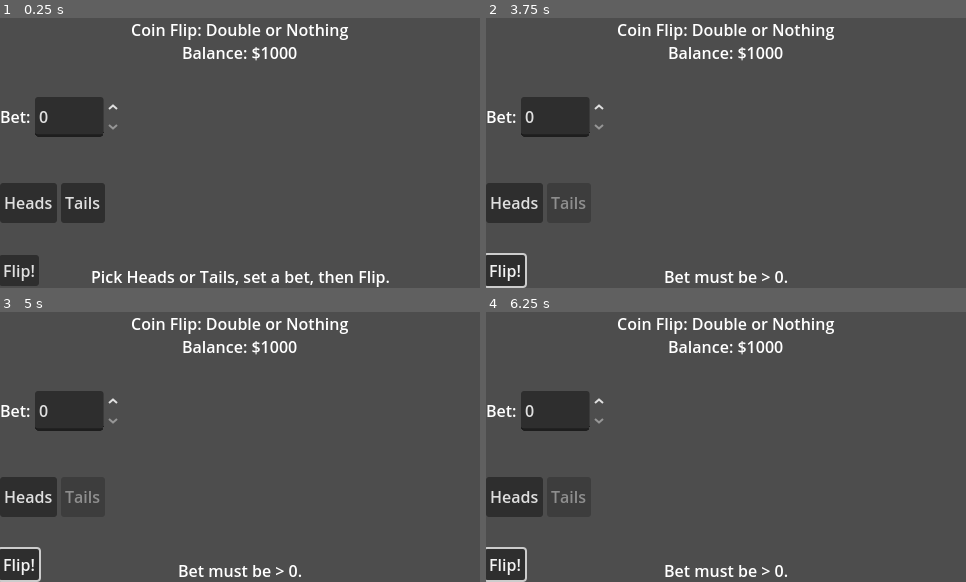
Above: before the commit, frames 1-4 (two rows, left to right).
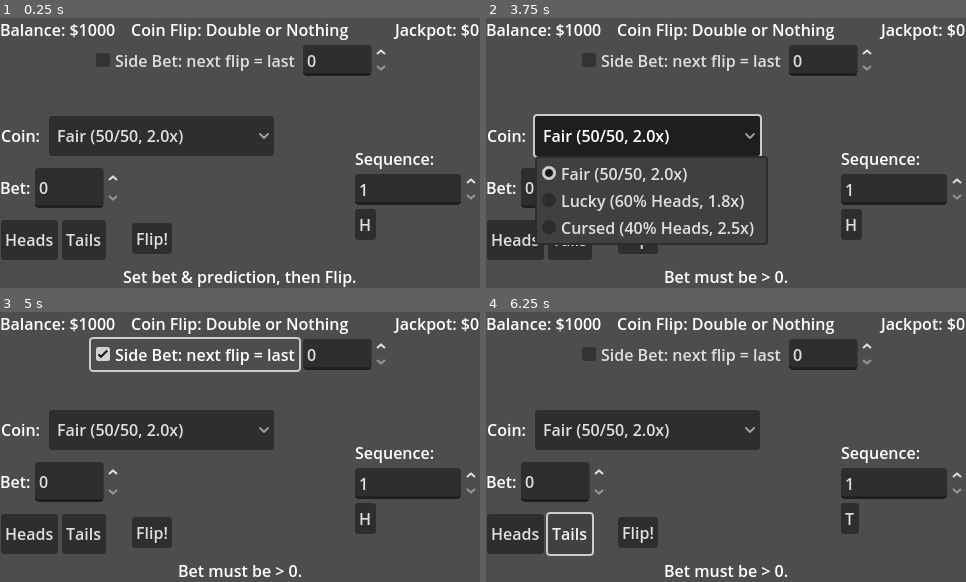
Above: after the commit, the same moments.

Repository: A-coder152/siege-coin-game
Game: Godot game, scene res://scenes/main.tscn
Two runs of this game, one before a commit and one after it. Both use one fixed random seed, a clock stepped at 60 frames per second and the inputs below.
Inputs (mouse positions are in pixels of both pictures, inside the frame that each line leads up to):
- Up to frame 1 (0.25 s): no input
- Up to frame 2 (3.75 s): click "Heads" at 0.5 s; click "Flip!" at 1.25 s; click (850, 223) at 2 s, where only the run after the commit has a clickable "H"; click (850, 223) at 2.75 s, where only the run after the commit has a clickable "T"; click (649, 136) at 3.5 s, where only the run after the commit has a clickable "Fair (50/50, 2.0x)"
- Up to frame 3 (5 s): click (196, 355) at 4.25 s, where only the run after the commit has a clickable "Side Bet: next flip = last"
- Up to frame 4 (6.25 s): click (682, 355) at 5 s, where only the run after the commit has a clickable "Side Bet: next flip = last"; click (572, 533) at 5.75 s, where only the run after the commit has a clickable "Tails"

The runs differ from the first frame. In frame 1, 23% of the frame differs, in the area x 0-100%, y 2-100%; in frame 2, 23%; in frame 3, 22%; in frame 4, 21%.

Commit message:
a boatload of features: streak bets, jackpot, cashout mults, different coins

Diff:
--- a/scenes/main.tscn
+++ b/scenes/main.tscn
@@ -28,20 +28,19 @@
 
 [node name="Balance" type="Label" parent="UI/Root"]
 layout_mode = 1
-anchors_preset = 5
-anchor_left = 0.5
-anchor_right = 0.5
-offset_left = -58.0
-offset_top = 23.0
-offset_right = 58.0
-offset_bottom = 46.0
-grow_horizontal = 2
+offset_right = 116.0
+offset_bottom = 23.0
 text = "Balance: $1000"
 
 [node name="BetRow" type="HBoxContainer" parent="UI/Root"]
-offset_top = 79.0
+layout_mode = 1
+anchors_preset = 4
+anchor_top = 0.5
+anchor_bottom = 0.5
+offset_top = 15.0
 offset_right = 121.0
-offset_bottom = 119.0
+offset_bottom = 55.0
+grow_vertical = 2
 
 [node name="BetLabel" type="Label" parent="UI/Root/BetRow"]
 layout_mode = 2
@@ -53,9 +52,10 @@
 
 [node name="PickRow" type="HBoxContainer" parent="UI/Root"]
 layout_mode = 0
-offset_top = 165.0
-offset_right = 57.0
-offset_bottom = 205.0
+offset_left = 1.0
+offset_top = 202.0
+offset_right = 106.0
+offset_bottom = 242.0
 
 [node name="PickHeads" type="Button" parent="UI/Root/PickRow"]
 layout_mode = 2
@@ -67,33 +67,45 @@
 
 [node name="FlipBtn" type="Button" parent="UI/Root"]
 layout_mode = 0
-offset_left = -1.0
-offset_top = 237.0
-offset_right = 39.0
-offset_bottom = 268.0
+offset_left = 132.0
+offset_top = 205.0
+offset_right = 172.0
+offset_bottom = 236.0
 text = "Flip!"
 
 [node name="RiskRow" type="HBoxContainer" parent="UI/Root"]
-visible = false
 layout_mode = 1
 anchors_preset = 6
 anchor_left = 1.0
 anchor_top = 0.5
 anchor_right = 1.0
 anchor_bottom = 0.5
-offset_left = -234.0
-offset_top = -20.0
-offset_bottom = 20.0
+offset_left = -169.0
+offset_top = -39.0
+offset_bottom = 1.0
 grow_horizontal = 0
 grow_vertical = 2
 
 [node name="DoubleBtn" type="Button" parent="UI/Root/RiskRow"]
+visible = false
 layout_mode = 2
 text = "Double or Nothing"
 
 [node name="CashOutBtn" type="Button" parent="UI/Root/RiskRow"]
 layout_mode = 2
 text = "Cash Out"
+
+[node name="Double2x" type="Button" parent="UI/Root/RiskRow"]
+layout_mode = 2
+text = "2x"
+
+[node name="Double3x" type="Button" parent="UI/Root/RiskRow"]
+layout_mode = 2
+text = "3x"
+
+[node name="Double5x" type="Button" parent="UI/Root/RiskRow"]
+layout_mode = 2
+text = "5x"
 
 [node name="Result" type="Label" parent="UI/Root"]
 layout_mode = 1
@@ -122,3 +134,87 @@
 offset_bottom = 13.5
 grow_horizontal = 2
 grow_vertical = 2
+
+[node name="Jackpot" type="Label" parent="UI/Root"]
+layout_mode = 1
+anchors_preset = 1
+anchor_left = 1.0
+anchor_right = 1.0
+offset_left = -62.0
+offset_bottom = 23.0
+grow_horizontal = 0
+text = "Jackpot: $0"
+
+[node name="SeqRow" type="VBoxContainer" parent="UI/Root"]
+layout_mode = 1
+anchors_preset = 3
+anchor_left = 1.0
+anchor_top = 1.0
+anchor_right = 1.0
+anchor_bottom = 1.0
+offset_left = -125.0
+offset_top = -118.0
+offset_right = -1.0
+offset_bottom = -48.0
+grow_horizontal = 0
+grow_vertical = 0
+
+[node name="SeqLabel" type="Label" parent="UI/Root/SeqRow"]
+layout_mode = 2
+text = "Sequence:"
+
+[node name="SeqLen" type="SpinBox" parent="UI/Root/SeqRow"]
+layout_mode = 2
+min_value = 1.0
+max_value = 5.0
+value = 1.0
+
+[node name="Choices" type="HBoxContainer" parent="UI/Root/SeqRow"]
+layout_mode = 2
+
+[node name="Choice0" type="Button" parent="UI/Root/SeqRow/Choices"]
+layout_mode = 2
+
+[node name="Choice1" type="Button" parent="UI/Root/SeqRow/Choices"]
+layout_mode = 2
+
+[node name="Choice2" type="Button" parent="UI/Root/SeqRow/Choices"]
+layout_mode = 2
+
+[node name="Choice3" type="Button" parent="UI/Root/SeqRow/Choices"]
+layout_mode = 2
+
+[node name="Choice4" type="Button" parent="UI/Root/SeqRow/Choices"]
+layout_mode = 2
+
+[node name="CoinRow" type="HBoxContainer" parent="UI/Root"]
+layout_mode = 0
+offset_left = 1.0
+offset_top = 98.0
+offset_right = 81.0
+offset_bottom = 138.0
+
+[node name="CoinLabel" type="Label" parent="UI/Root/CoinRow"]
+layout_mode = 2
+text = "Coin: "
+
+[node name="CoinType" type="OptionButton" parent="UI/Root/CoinRow"]
+layout_mode = 2
+
+[node name="SideRow" type="HBoxContainer" parent="UI/Root"]
+layout_mode = 1
+anchors_preset = 5
+anchor_left = 0.5
+anchor_right = 0.5
+offset_left = -149.0
+offset_top = 27.0
+offset_right = 149.0
+offset_bottom = 58.0
+grow_horizontal = 2
+
+[node name="SameSideAsLast" type="CheckBox" parent="UI/Root/SideRow"]
+layout_mode = 2
+text = "Side Bet: next flip = last"
+
+[node name="SideBetAmount" type="SpinBox" parent="UI/Root/SideRow"]
+layout_mode = 2
--- a/scripts/main.gd
+++ b/scripts/main.gd
@@ -1,174 +1,385 @@
 extends Node
 
+# ==== GAME STATE ====
 enum GameState { READY, ANIMATING, DOUBLE_DECISION }
 
-# --- Game state ---
 var state: GameState = GameState.READY
+
 var balance: int = 1000
 var current_bet: int = 0
-var choice: String = ""                # "heads" or "tails"
-var pending_winnings: int = 0          # held while player decides DoN
+var pending_winnings: int = 0
+
+# Core prediction
+var seq_len: int = 1                                # number of flips to predict (1..5)
+var predicted_seq: Array[String] = ["heads"]        # up to 5, e.g., ["heads","tails","heads"]
+
+# Streaks & jackpot
+var win_streak: int = 0                             # base-game wins in a row
+var don_streak: int = 0                             # successful Double-or-Nothing chain
+var jackpot: int = 0
+const JACKPOT_TAX := 0.05                           # 5% of each base bet goes into jackpot
+
+# Side bet (“same as last outcome”)
+var last_outcome: String = ""                       # result of the most recent flip
+const SIDE_MULT := 1.9                              # payout multiplier for side bet
+
+# Coin types (bias + base payout per single correct flip)
+var coin_heads_bias: float = 0.5
+var coin_single_mult: float = 2.0                   # fair coin pays 2x per flip; others adjust
 
 var rng := RandomNumberGenerator.new()
 
-# --- Node refs (adjust paths if your scene differs) ---
-@onready var lbl_balance: Label       = $"UI/Root/Balance"
-@onready var spin_bet: SpinBox        = $"UI/Root/BetRow/Bet"
-@onready var btn_heads: Button        = $"UI/Root/PickRow/PickHeads"
-@onready var btn_tails: Button        = $"UI/Root/PickRow/PickTails"
-@onready var btn_flip: Button         = $"UI/Root/FlipBtn"
-@onready var row_risk: Control        = $"UI/Root/RiskRow"
-@onready var btn_double: Button       = $"UI/Root/RiskRow/DoubleBtn"
-@onready var btn_cashout: Button      = $"UI/Root/RiskRow/CashOutBtn"
-@onready var lbl_result: Label        = $"UI/Root/Result"
-@onready var flip_bar: ProgressBar    = get_node_or_null("UI/Root/FlipBar") # optional
+# ==== NODE REFS (adjust if your scene differs) ====
+@onready var lbl_balance: Label          = $"UI/Root/Balance"
+@onready var lbl_result: Label           = $"UI/Root/Result"
+@onready var lbl_jackpot: Label          = get_node_or_null("UI/Root/Jackpot")
+
+@onready var spin_bet: SpinBox           = $"UI/Root/BetRow/Bet"
+@onready var btn_flip: Button            = $"UI/Root/FlipBtn"
+@onready var flip_bar: ProgressBar       = get_node_or_null("UI/Root/FlipBar")
+
+# Quick pick (optional convenience)
+@onready var btn_heads: Button           = get_node_or_null("UI/Root/PickRow/PickHeads")
+@onready var btn_tails: Button           = get_node_or_null("UI/Root/PickRow/PickTails")
+
+# Sequence prediction UI
+@onready var spin_seq_len: SpinBox       = get_node_or_null("UI/Root/SeqRow/SeqLen")
+@onready var choices_root: Node          = get_node_or_null("UI/Root/SeqRow/Choices")  # holds Choice0..Choice4 (Buttons)
+
+# Coin type selector
+@onready var opt_coin: OptionButton      = get_node_or_null("UI/Root/CoinRow/CoinType")
+
+# Side bet UI
+@onready var chk_side_same: CheckButton  = get_node_or_null("UI/Root/SideRow/SideSameAsLast")
+@onready var spin_side_amt: SpinBox      = get_node_or_null("UI/Root/SideRow/SideBetAmount")
+
+# Risk Row (Double-or-Nothing tiers)
+@onready var row_risk: Control           = $"UI/Root/RiskRow"
+@onready var btn_double2x: Button        = get_node_or_null("UI/Root/RiskRow/Double2x")
+@onready var btn_double3x: Button        = get_node_or_null("UI/Root/RiskRow/Double3x")
+@onready var btn_double5x: Button        = get_node_or_null("UI/Root/RiskRow/Double5x")
+@onready var btn_cashout: Button         = $"UI/Root/RiskRow/CashOutBtn"
+
+# Optional reset
+@onready var btn_reset: Button           = get_node_or_null("UI/Root/ResetBtn")
 
 func _ready() -> void:
 	rng.randomize()
-	_update_balance_label()
+	_update_balance()
+	_update_jackpot()
 	row_risk.visible = false
-	lbl_result.text = "Pick Heads or Tails, set a bet, then Flip."
-	_set_choice("")  # no selection yet
-	# Wire signals in code so you don't have to connect in the editor
-	btn_heads.pressed.connect(_on_pick_heads_pressed)
-	btn_tails.pressed.connect(_on_pick_tails_pressed)
-	btn_flip.pressed.connect(_on_flip_pressed)
-	btn_double.pressed.connect(_on_double_pressed)
-	btn_cashout.pressed.connect(_on_cashout_pressed)
+	if lbl_result:
+		lbl_result.text = "Set bet & prediction, then Flip."
 	if flip_bar:
 		flip_bar.visible = false
 		flip_bar.value = 0
 
-# --- UI helpers ---
-func _update_balance_label() -> void:
-	lbl_balance.text = "Balance: $" + str(balance)
-
-func _set_choice(new_choice: String) -> void:
-	choice = new_choice
-	# Simple visual toggle: disable the unpicked button, enable the picked
-	if new_choice == "heads":
-		btn_heads.disabled = false
-		btn_tails.disabled = true
-	elif new_choice == "tails":
-		btn_heads.disabled = true
-		btn_tails.disabled = false
-	else:
-		btn_heads.disabled = false
-		btn_tails.disabled = false
+	# Wire default quick pick
+	if btn_heads: btn_heads.pressed.connect(func(): _set_all_choices("heads"))
+	if btn_tails: btn_tails.pressed.connect(func(): _set_all_choices("tails"))
+
+	# Wire main buttons
+	btn_flip.pressed.connect(_on_flip_pressed)
+	btn_cashout.pressed.connect(_on_cashout_pressed)
+	if btn_double2x: btn_double2x.pressed.connect(func(): _on_double_tier_pressed(2.0, 0.50))
+	if btn_double3x: btn_double3x.pressed.connect(func(): _on_double_tier_pressed(3.0, 0.3333))
+	if btn_double5x: btn_double5x.pressed.connect(func(): _on_double_tier_pressed(5.0, 0.20))
+	if btn_reset: btn_reset.pressed.connect(_on_reset_pressed)
+
+	# Coin type menu (Fair / Lucky / Cursed)
+	if opt_coin:
+		if opt_coin.item_count == 0:
+			opt_coin.add_item("Fair (50/50, 2.0x)", 0)
+			opt_coin.add_item("Lucky (60% Heads, 1.8x)", 1)
+			opt_coin.add_item("Cursed (40% Heads, 2.5x)", 2)
+		opt_coin.item_selected.connect(_on_coin_type_changed)
+		_apply_coin_type(opt_coin.get_selected_id())
+
+	# Sequence length and choice buttons
+	if spin_seq_len:
+		spin_seq_len.min_value = 1
+		spin_seq_len.max_value = 5
+		spin_seq_len.value = 1
+		spin_seq_len.value_changed.connect(func(v): _on_seq_len_changed(int(v)))
+	_ensure_choice_buttons()
+	_on_seq_len_changed(spin_seq_len.value if spin_seq_len else 1)
+
+# ========== UI HELPERS ==========
+func _update_balance() -> void:
+	if lbl_balance:
+		lbl_balance.text = "Balance: $" + str(balance)
+
+func _update_jackpot() -> void:
+	if lbl_jackpot:
+		lbl_jackpot.text = "Jackpot: $" + str(jackpot)
 
 func _set_inputs_enabled(enabled: bool) -> void:
 	btn_flip.disabled = not enabled
-	btn_heads.disabled = not enabled if choice == "" else btn_heads.disabled
-	btn_tails.disabled = not enabled if choice == "" else btn_tails.disabled
 	spin_bet.editable = enabled
-
-# --- Button callbacks ---
-func _on_pick_heads_pressed() -> void:
-	if state != GameState.READY:
-		return
-	_set_choice("heads")
-	lbl_result.text = "Chosen: Heads."
-
-func _on_pick_tails_pressed() -> void:
-	if state != GameState.READY:
-		return
-	_set_choice("tails")
-	lbl_result.text = "Chosen: Tails."
+	if spin_seq_len: spin_seq_len.editable = enabled
+	if choices_root:
+		for c in choices_root.get_children():
+			if c is Button:
+				(c as Button).disabled = not enabled
+	if opt_coin: opt_coin.disabled = not enabled
+	if chk_side_same: chk_side_same.disabled = not enabled
+	if spin_side_amt: spin_side_amt.editable = enabled
+
+func _set_all_choices(val: String) -> void:
+	var L := _get_seq_len()
+	_ensure_predicted_capacity()
+	for i in L:
+		predicted_seq[i] = val
+	_sync_choice_buttons()
+
+func _get_seq_len() -> int:
+	return int(spin_seq_len.value) if spin_seq_len else seq_len
+
+func _sync_choice_buttons() -> void:
+	if not choices_root: return
+	var L := _get_seq_len()
+	var i := 0
+	for c in choices_root.get_children():
+		if c is Button:
+			var b: Button = c
+			b.visible = i < L
+			if i < L:
+				b.text = "H" if predicted_seq[i] == "heads" else "T"
+			i += 1
+
+func _ensure_choice_buttons() -> void:
+	if not choices_root: return
+	# Expect Choice0..Choice4
+	if choices_root.get_child_count() == 0:
+		return
+	var i := 0
+	for c in choices_root.get_children():
+		if c is Button:
+			var idx := i
+			(c as Button).pressed.connect(func(): _cycle_choice_button(idx))
+			i += 1
+
+func _cycle_choice_button(idx: int) -> void:
+	_ensure_predicted_capacity()
+	predicted_seq[idx] = ("tails" if predicted_seq[idx] == "heads" else "heads")
+	_sync_choice_buttons()
+
+func _ensure_predicted_capacity() -> void:
+	var L := _get_seq_len()
+	while predicted_seq.size() < L:
+		predicted_seq.append("heads")
+	seq_len = L
+
+# ========== COIN TYPE ==========
+func _on_coin_type_changed(id: int) -> void:
+	_apply_coin_type(id)
+
+func _apply_coin_type(id: int) -> void:
+	match id:
+		0:
+			coin_heads_bias = 0.5
+			coin_single_mult = 2.0
+		1:
+			coin_heads_bias = 0.6
+			coin_single_mult = 1.8
+		2:
+			coin_heads_bias = 0.4
+			coin_single_mult = 2.5
+		_:
+			coin_heads_bias = 0.5
+			coin_single_mult = 2.0
+
+# ========== BUTTONS ==========
+func _on_seq_len_changed(v: int) -> void:
+	seq_len = clamp(v, 1, 5)
+	_ensure_predicted_capacity()
+	_sync_choice_buttons()
 
 func _on_flip_pressed() -> void:
 	if state != GameState.READY:
 		return
-	if choice == "":
-		lbl_result.text = "Pick Heads or Tails first."
-		return
+
+	# Read bets
 	current_bet = int(spin_bet.value)
 	if current_bet <= 0:
 		lbl_result.text = "Bet must be > 0."
 		return
-	if current_bet > balance:
-		lbl_result.text = "Bet exceeds balance."
-		return
-
-	balance -= current_bet
-	_update_balance_label()
-
-	# Start flip "animation"
+
+	var side_amt := (int(spin_side_amt.value) if spin_side_amt else 0)
+	var side_on := (chk_side_same and chk_side_same.button_pressed)
+	var total_required := current_bet + (side_amt if side_on else 0)
+	if total_required > balance:
+		lbl_result.text = "Not enough balance for bet + side bet."
+		return
+
+	# Lock inputs & prep
 	state = GameState.ANIMATING
 	_set_inputs_enabled(false)
 	row_risk.visible = false
-	lbl_result.text = "Flipping…"
+	lbl_result.text = "Flipping sequence…"
 	if flip_bar:
+		flip_bar.visible = true
 		flip_bar.value = 0
-		flip_bar.visible = true
-		await _animate_progress(0.55) # ~0.55s fill
-
-	# Resolve result
-	var outcome: String = "heads" if (rng.randf() < 0.5) else "tails"
+
+	# Jackpot grows (house tax; not deducted from player separately)
+	jackpot += int(round(current_bet * JACKPOT_TAX))
+	_update_jackpot()
+
+	# Handle side bet pre-deduction (you pay the side bet; you’ll get SIDE_MULT back if it hits)
+	if side_on and side_amt > 0:
+		balance -= side_amt
+		_update_balance()
+
+	# Run the sequence flips with short delays
+	var outcomes: Array[String] = []
+	var L := _get_seq_len()
+	for i in L:
+		lbl_result.text = "Flipping %d/%d…" % [i + 1, L]
+		if flip_bar:
+			await _animate_progress(0.4)
+		var o := _flip_once()
+		outcomes.append(o)
+
 	if flip_bar:
 		flip_bar.visible = false
 
-	if outcome == choice:
-		# Win → stash in pending_winnings; offer DoN
-		pending_winnings = current_bet * 2
-		lbl_result.text = "%s — You won $%d! Double or Cash Out?" % [outcome.capitalize(), pending_winnings]
+	# Resolve base bet
+	var won := _sequence_matches(predicted_seq, outcomes, L)
+	if won:
+		var base_mult := pow(coin_single_mult, L)
+
+		# Streak bonus (based on previous streak before this win)
+		var bonus_mult := 1.0
+		if win_streak >= 3:
+			bonus_mult = 1.5
+		elif win_streak == 2:
+			bonus_mult = 1.25
+
+		pending_winnings = int(round(current_bet * base_mult * bonus_mult))
+
+	# Resolve side bet (“next flip same as last outcome” → judged on the FIRST flip of this run)
+	var side_msg := ""
+	if side_on and last_outcome != "" and L > 0:
+		var hit := (outcomes[0] == last_outcome)
+		if hit:
+			var side_payout := int(round(side_amt * SIDE_MULT))
+			balance += side_payout
+			side_msg = "  (Side bet hit +$%d)" % side_payout
+		else:
+			side_msg = "  (Side bet lost -$%d)" % side_amt
+		_update_balance()
+	elif side_on and last_outcome == "":
+		side_msg = "  (Side bet skipped: no last flip)"
+		# side bet already deducted; treat as a loss for the first round
+
+	# Update last outcome (from the final flip)
+	last_outcome = outcomes[-1]
+
+	# Apply base win/lose and advance to DoN or finish
+	if won:
+		win_streak += 1
+		lbl_result.text = "Outcome: %s — You WON $%d! Double or Cash Out?%s" % [
+			_seq_to_text(outcomes), pending_winnings, side_msg
+		]
+		# Jackpot condition: long sequence win awards jackpot
+		if L >= 5 and jackpot > 0:
+			balance += jackpot
+			lbl_result.text += "  JACKPOT +$%d!" % jackpot
+			jackpot = 0
+			_update_balance()
+			_update_jackpot()
 		row_risk.visible = true
 		state = GameState.DOUBLE_DECISION
 	else:
-		# Lose → deduct immediately
-		_update_balance_label()
-		lbl_result.text = "%s — You lost $%d." % [outcome.capitalize(), current_bet]
+		# Lose base bet
+		balance -= current_bet
+		_update_balance()
+		lbl_result.text = "Outcome: %s — You LOST $%d.%s" % [
+			_seq_to_text(outcomes), current_bet, side_msg
+		]
+		win_streak = 0
+		don_streak = 0
+		pending_winnings = 0
 		state = GameState.READY
-		choice = ""
 		_set_inputs_enabled(true)
 
 func _on_cashout_pressed() -> void:
 	if state != GameState.DOUBLE_DECISION:
 		return
 	balance += pending_winnings
-	_update_balance_label()
-	lbl_result.text = "Banked $%d. Nice!" % pending_winnings
+	_update_balance()
+	lbl_result.text = "Banked $%d. Streak reset." % pending_winnings
 	pending_winnings = 0
 	row_risk.visible = false
 	state = GameState.READY
-	choice = ""
+	win_streak = 0              # per design: cashing out resets base streak
+	don_streak = 0
 	_set_inputs_enabled(true)
 
-func _on_double_pressed() -> void:
+func _on_double_tier_pressed(mult: float, success_prob: float) -> void:
 	if state != GameState.DOUBLE_DECISION:
 		return
-	# Hide risk row during the double flip to prevent double-click spam
+	# Run a quick risk roll (no coin; abstract odds)
 	row_risk.visible = false
-	lbl_result.text = "Double or Nothing… flipping…"
+	state = GameState.ANIMATING
 	_set_inputs_enabled(false)
-	state = GameState.ANIMATING
-
+	lbl_result.text = "Risking it…"
 	if flip_bar:
-		flip_bar.value = 0
 		flip_bar.visible = true
-		await _animate_progress(0.55)
+		await _animate_progress(0.5)
 		flip_bar.visible = false
 
-	var outcome: String = "heads" if (rng.randf() < 0.5) else "tails"
-	# For Double-or-Nothing, the player must match the ORIGINAL choice
-	if outcome == choice:
-		pending_winnings *= 2
-		lbl_result.text = "%s — Success! Winnings now $%d. Double again or Cash Out?" % [
-			outcome.capitalize(), pending_winnings
-		]
+	var hit := rng.randf() < success_prob
+	if hit:
+		pending_winnings = int(round(pending_winnings * mult))
+		don_streak += 1
+		lbl_result.text = "Success! Winnings now $%d. Double again or Cash Out?" % pending_winnings
+
+		# Jackpot for huge DoN streaks
+		if don_streak >= 10 and jackpot > 0:
+			balance += jackpot
+			_update_balance()
+			lbl_result.text += "  JACKPOT +$%d!" % jackpot
+			jackpot = 0
+			_update_jackpot()
+
 		row_risk.visible = true
 		state = GameState.DOUBLE_DECISION
-		# Stay with inputs disabled except risk row; Flip remains disabled until DONE
-		_set_inputs_enabled(false)
 	else:
-		lbl_result.text = "%s — Busted! You lost it all." % outcome.capitalize()
+		lbl_result.text = "Busted! You lost the $%d pot." % pending_winnings
 		pending_winnings = 0
+		don_streak = 0
 		state = GameState.READY
-		choice = ""
 		_set_inputs_enabled(true)
 
-# --- Utility animation (fake progress fill) ---
+func _on_reset_pressed() -> void:
+	balance = 1000
+	win_streak = 0
+	don_streak = 0
+	pending_winnings = 0
+	lbl_result.text = "Reset to $1000."
+	_update_balance()
+
+# ========== CORE LOGIC ==========
+func _flip_once() -> String:
+	return "heads" if rng.randf() < coin_heads_bias else "tails"
+
+func _sequence_matches(pred: Array[String], outc: Array[String], L: int) -> bool:
+	var i := 0
+	while i < L:
+		if pred[i] != outc[i]:
+			return false
+		i += 1
+	return true
+
+func _seq_to_text(seq: Array[String]) -> String:
+	var parts := []
+	for s in seq:
+		parts.append(s.substr(0,1).to_upper())
+	return ", ".join(PackedStringArray(parts))
+
+# Simple progress “animation”
 func _animate_progress(duration: float) -> void:
-	# Simple time-based fill without Tween to keep it self-contained
 	var t := 0.0
 	var last := Time.get_ticks_msec()
 	while t < duration:
